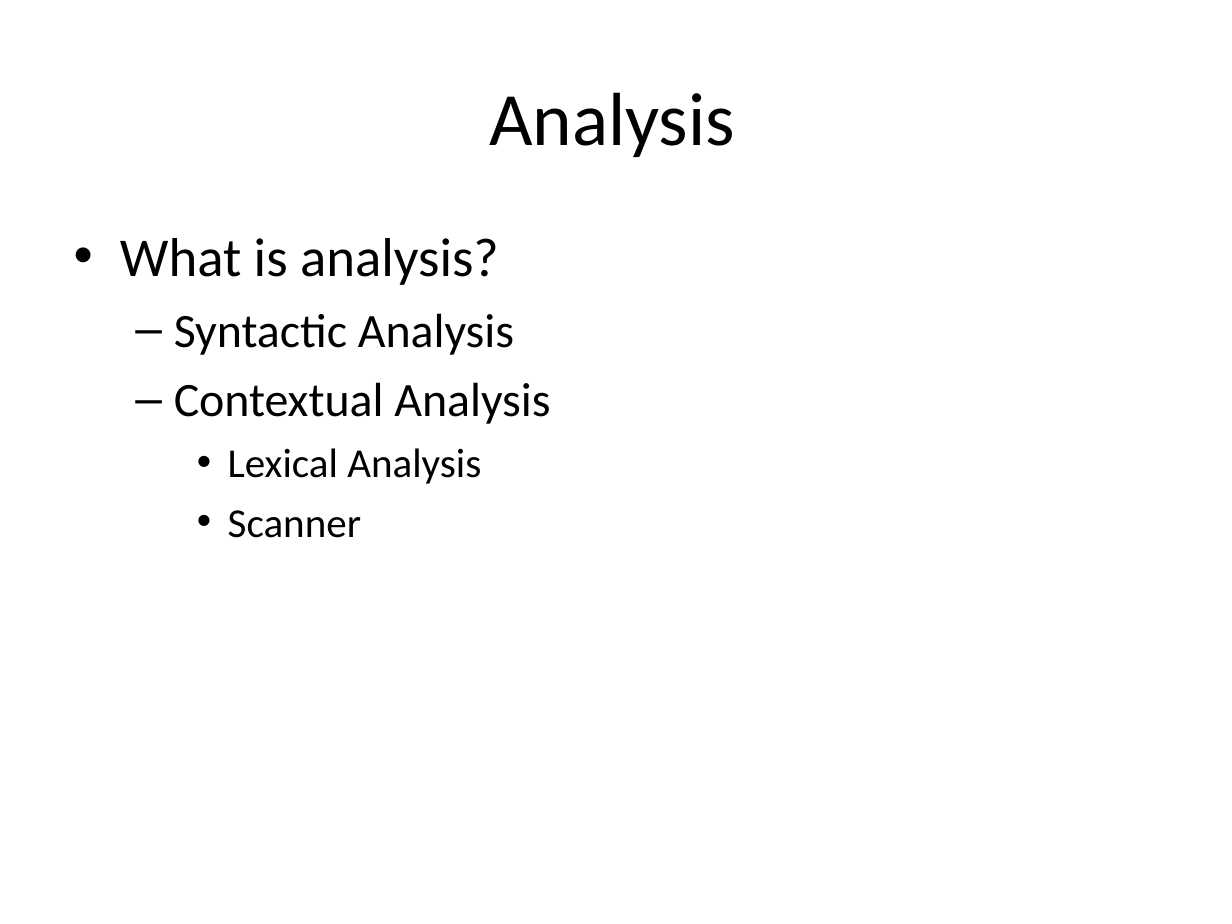
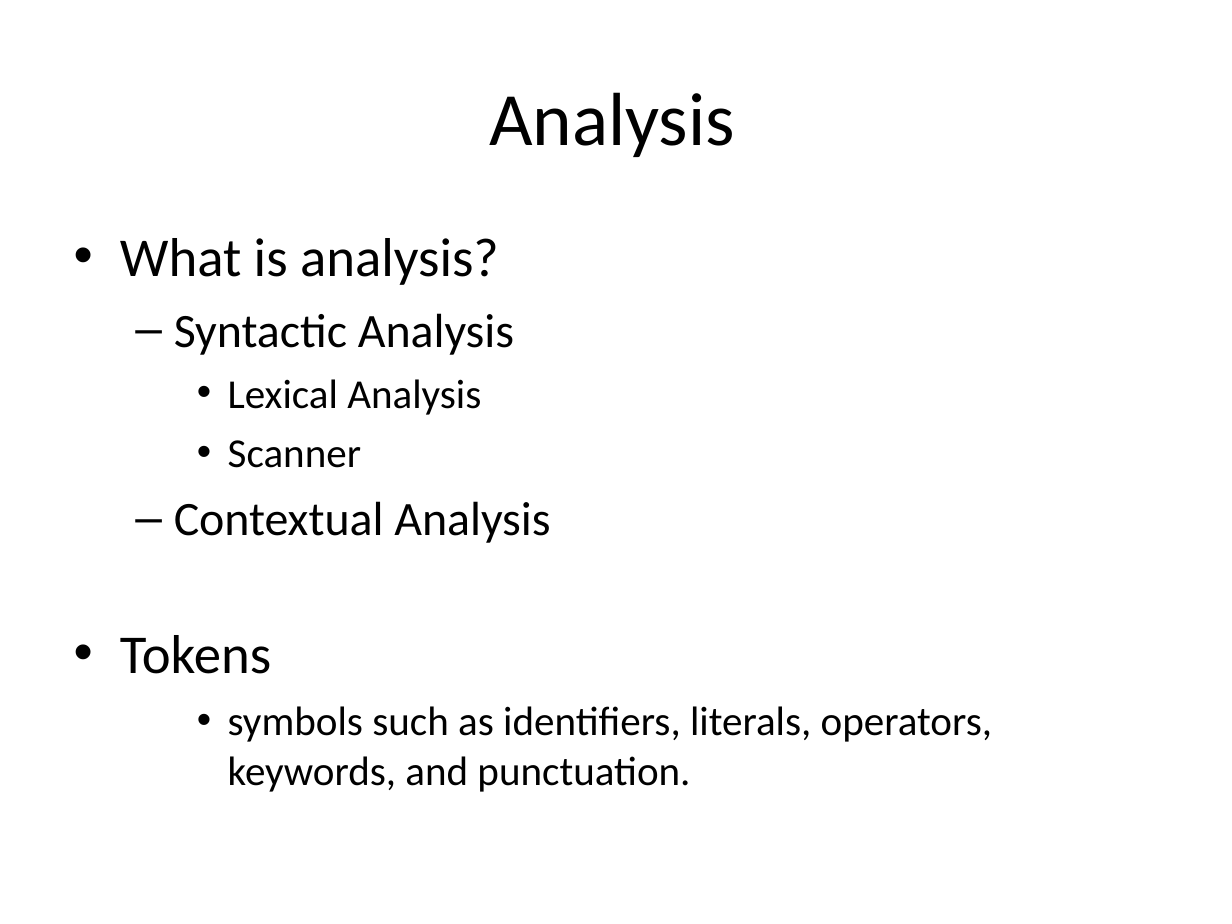
Before and after one commit to isurup/kalle-martin-group, a slide deck: slide 2 of SSE2/slides/1 Analysis.ppt. Drawn at 1232x924 pixels with LibreOffice and Linux fonts; fonts in the diff are those of the drawing. Boxes give left, top, right and bottom in pixels: in the first picture for what was removed or moved away, otherwise in the second. Text is boxed around its words. In the diff, an @@ line names an element or a change of style, - is before the commit and + after.

```diff
--- a/SSE2/slides/1 Analysis.ppt
+++ b/SSE2/slides/1 Analysis.ppt
@@ text at [174,382,550,424]: paragraph removed @@
-  – Contextual Analysis
@@ text at [120,501,992,792]: paragraphs added @@
+  – Contextual Analysis
+• Tokens
+    • symbols such as identifiers, literals, operators, keywords, and punctuation.
```
